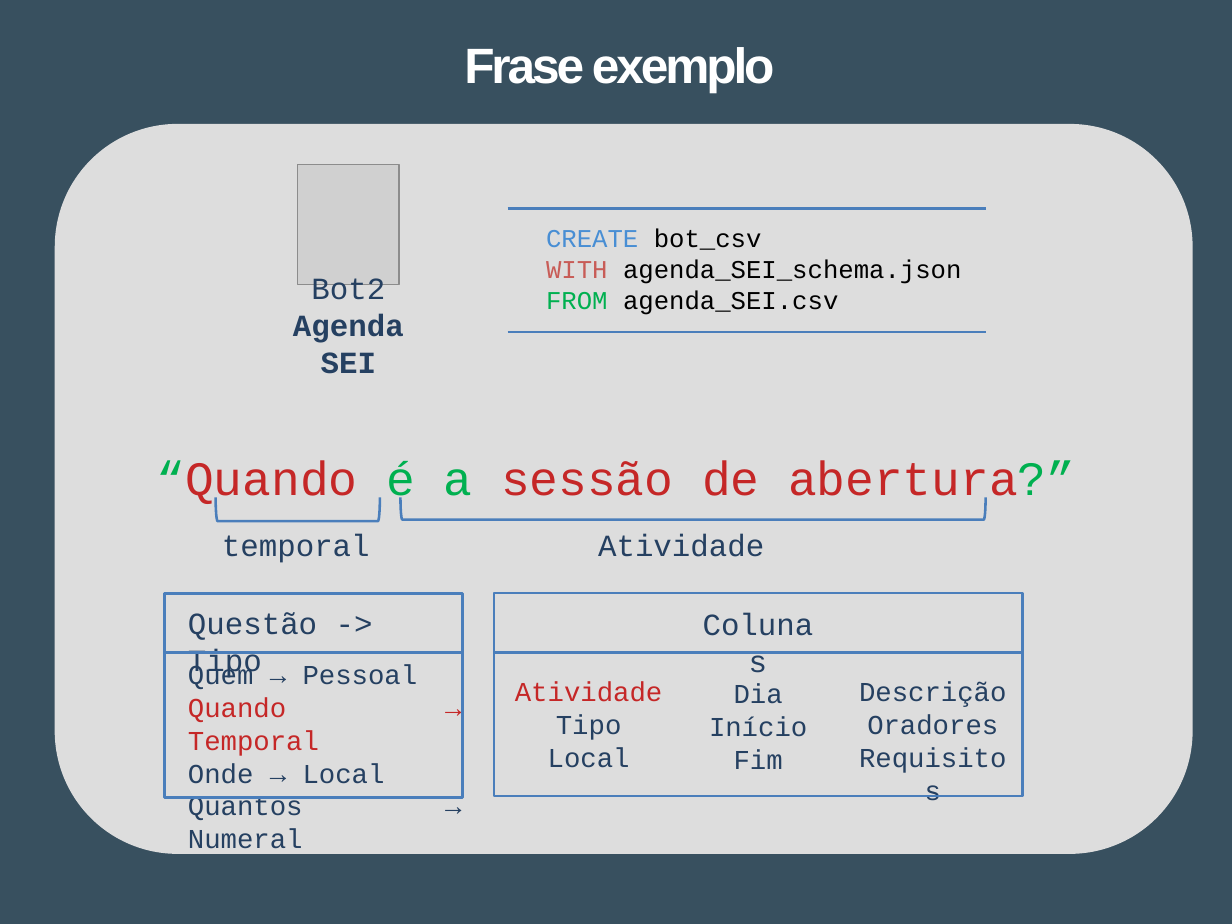
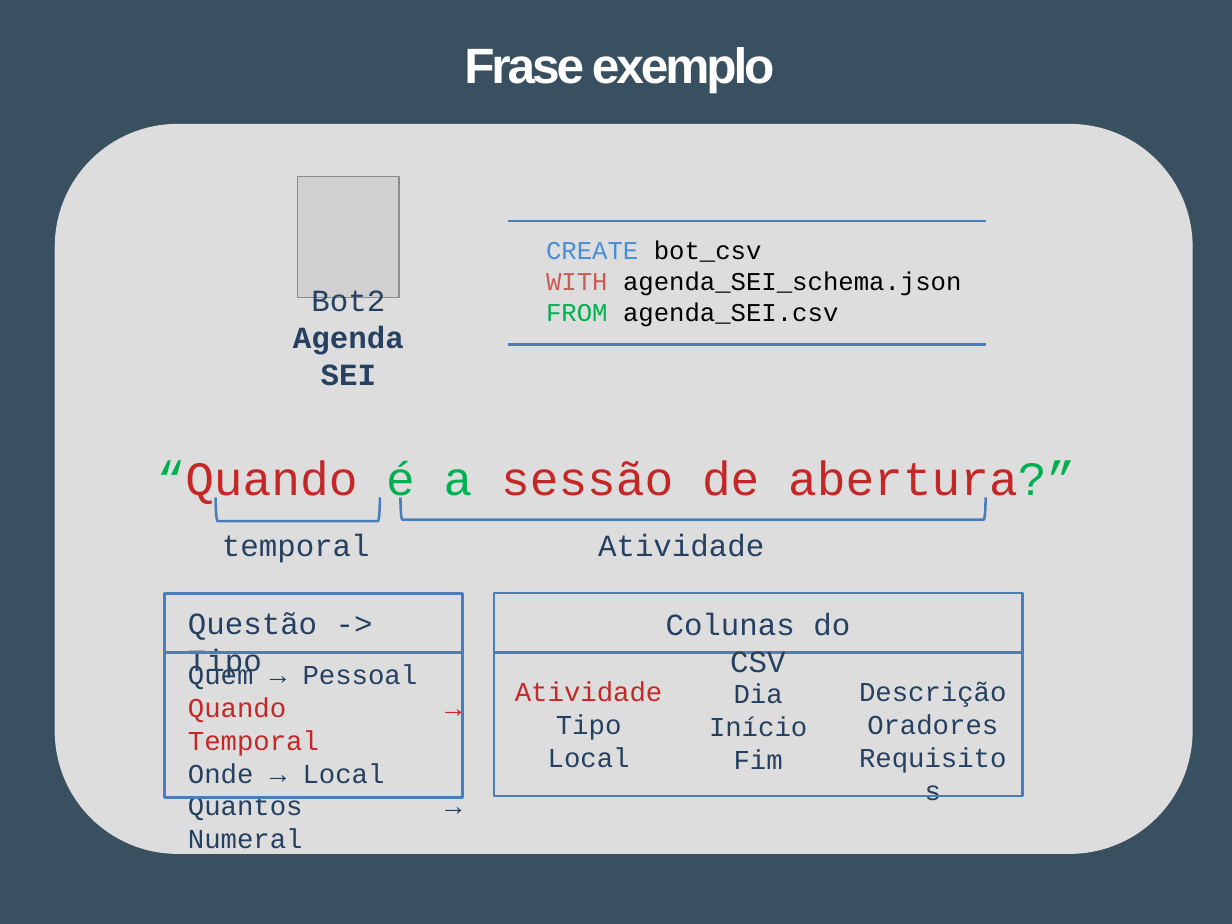
Before and after one commit to Tibblue/PLC, a slide deck: slide 11 of LEI/apresentações/checkpoint2/apresLEI_grupo47.pptx. Drawn at 1232x924 pixels with LibreOffice and Linux fonts; fonts in the diff are those of the drawing; grey boxes stand for pictures. Boxes give left, top, right and bottom in pixels: in the first picture for what was removed or moved away, otherwise in the second. Text is boxed around its words. In the diff, an @@ line names an element or a change of style, - is before the commit and + after.

```diff
--- a/LEI/apresentações/checkpoint2/apresLEI_grupo47.pptx
+++ b/LEI/apresentações/checkpoint2/apresLEI_grupo47.pptx
@@ picture moved from (x1=298, y1=164, x2=399, y2=285) to (x1=298, y1=176, x2=399, y2=297) @@
@@ text "CREATE bot_csv" moved from (x1=546, y1=228, x2=961, y2=315) to (x1=546, y1=241, x2=961, y2=327) @@
@@ 2 lines, 1 text moved together from (x1=293, y1=208, x2=986, y2=374) to (x1=293, y1=222, x2=986, y2=386) @@
@@ text at (x1=666, y1=613, x2=850, y2=673): text changed @@
-Colunas
+Colunas do CSV
```
Also in this commit, not shown: 7 other slides changed.
